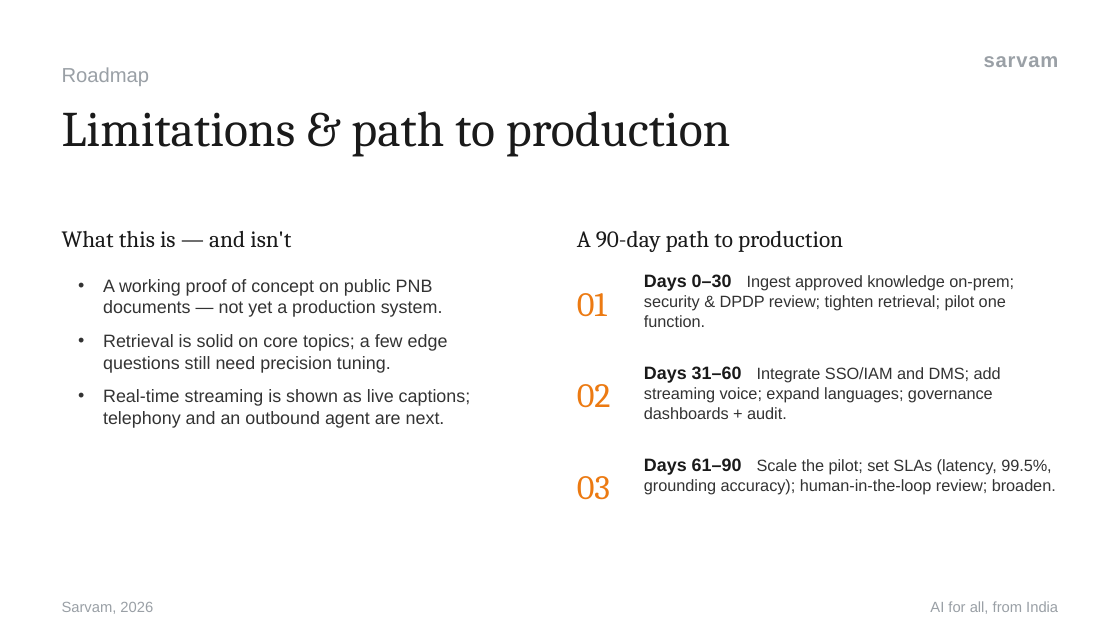
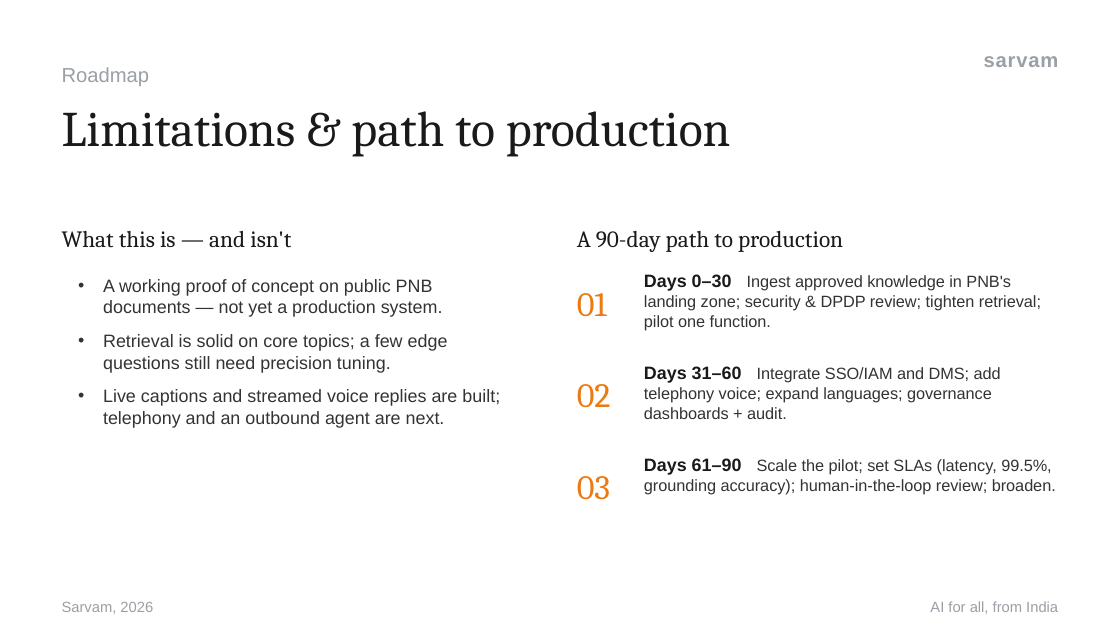
Before and after one commit to vihb09/pnb-sahayak, a slide deck: slide 12 of docs/decks/PNB-Sahayak-Business-Case-and-Architecture.pptx (slide 9 before the commit). Drawn at 1120x630 pixels with LibreOffice and Linux fonts; fonts in the diff are those of the drawing. Boxes give left, top, right and bottom in pixels: in the first picture for what was removed or moved away, otherwise in the second. Text is boxed around its words. In the diff, an @@ line names an element or a change of style, - is before the commit and + after.

```diff
--- a/docs/decks/PNB-Sahayak-Business-Case-and-Architecture.pptx
+++ b/docs/decks/PNB-Sahayak-Business-Case-and-Architecture.pptx
@@ text at (x1=644, y1=274, x2=1041, y2=330): text changed @@
-Days 0–30 Ingest approved knowledge on-prem; security & DPDP review; tighten retrieval; pilot one function.
+Days 0–30 Ingest approved knowledge in PNB's landing zone; security & DPDP review; tighten retrieval; pilot one function.
@@ text at (x1=103, y1=389, x2=500, y2=428): text changed @@
-• Real-time streaming is shown as live captions; telephony and an outbound agent are next.
+• Live captions and streamed voice replies are built; telephony and an outbound agent are next.
@@ text at (x1=644, y1=366, x2=1001, y2=419): text changed @@
-Days 31–60 Integrate SSO/IAM and DMS; add streaming voice; expand languages; governance dashboards + audit.
+Days 31–60 Integrate SSO/IAM and DMS; add telephony voice; expand languages; governance dashboards + audit.
```
Also in this commit, not shown: 9 other slides changed, 3 slides added, 8 other files.
